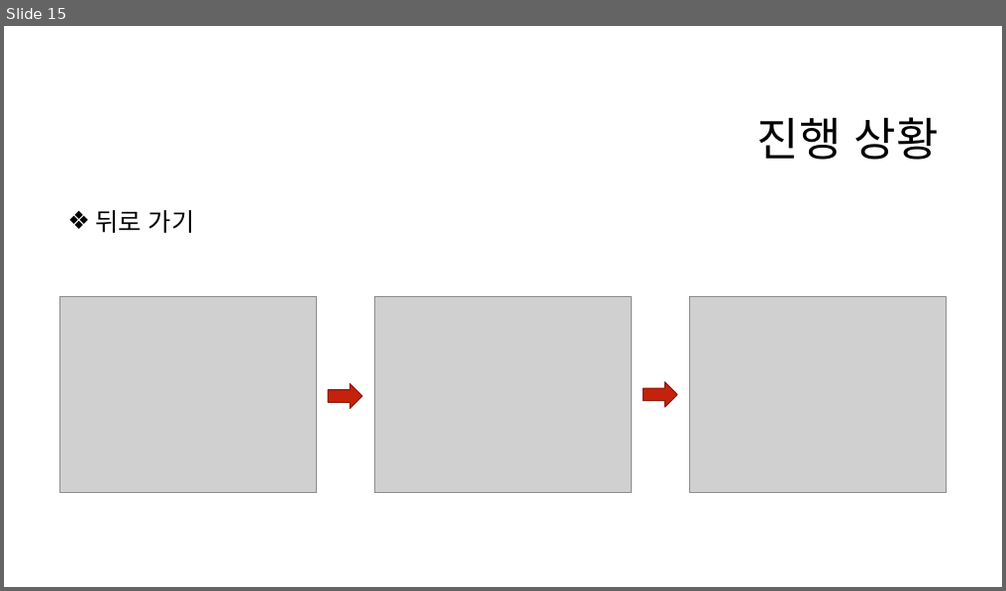
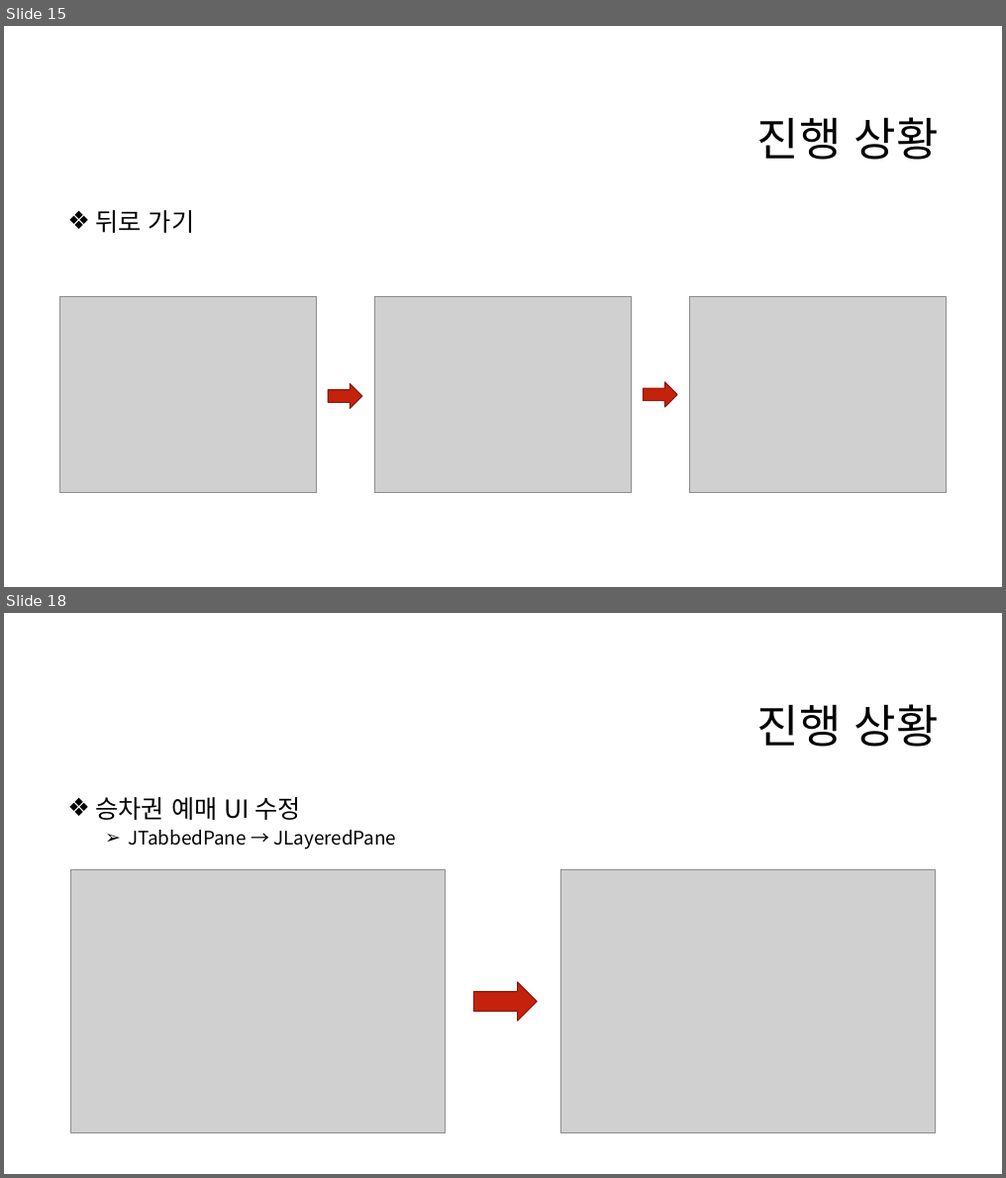
Before and after one commit to eeeeyeot/JAVATrainTicketing, a slide deck: 작업한 내용/기차 예매 프로그램 주차 발표.pptx. Shown one above the other, each under a label of ours: slide 15 before the commit, slides 15 and 18 after it; the slides between them are not shown. The pictures are 1006x591 and 1006x1178 pixels, drawn with LibreOffice and Linux fonts; fonts in the diff are those of the drawing; grey boxes stand for pictures; background and template pictures are left out. Boxes give left, top, right and bottom in pixels: in the first picture for what was removed or moved away, otherwise in the second. Text is boxed around its words. In the diff, an @@ line names an element or a change of style, - is before the commit and + after.

```diff
--- a/작업한 내용/기차 예매 프로그램 주차 발표.pptx
+++ b/작업한 내용/기차 예매 프로그램 주차 발표.pptx
@@ slide 18 added at bbox=[4, 613, 1002, 1174], background #FFFFFF @@
@@ title added at bbox=[757, 704, 939, 747], 44 pt, text #000000 @@
+진행 상황
@@ text added at bbox=[95, 797, 396, 850], 18 pt, text #000000 @@
+❖ 승차권 예매 UI 수정
+  ➢ JTabbedPane → JLayeredPane
@@ picture added at bbox=[70, 869, 445, 1134] @@
@@ picture added at bbox=[561, 869, 936, 1134] @@
@@ right arrow added at bbox=[474, 982, 537, 1021], fill #C4220D, outline #91190A 1 pt @@
```
Also in this commit, not shown: 3 slides changed, 13 other slides added, 3 other files.
